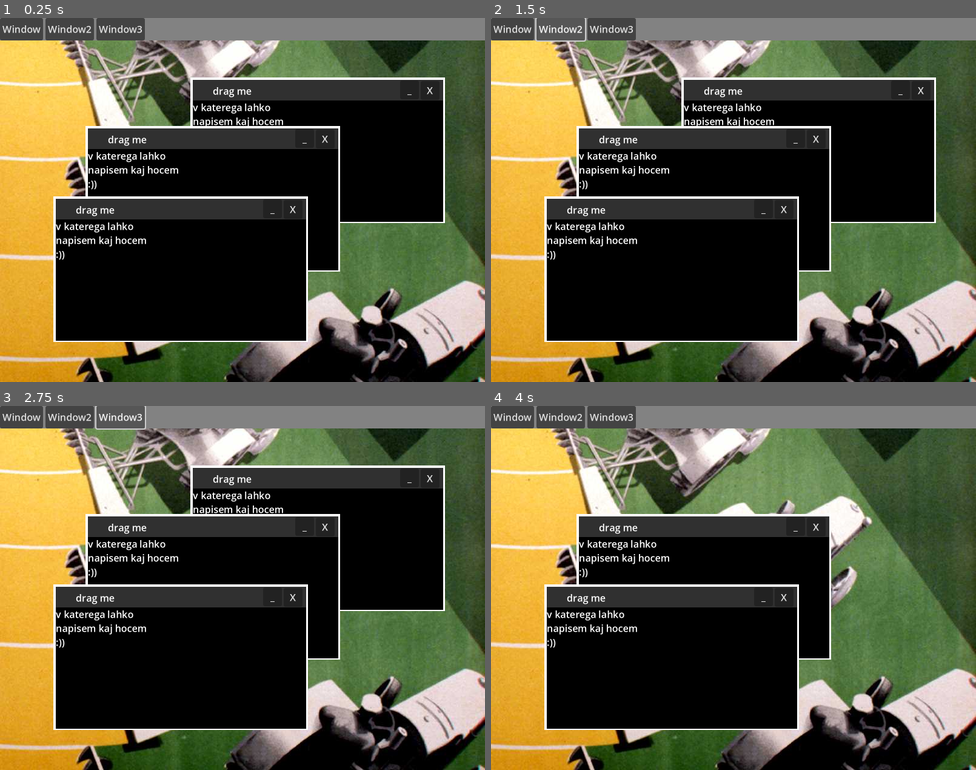
Above: before the commit, frames 1-4 (two rows, left to right).
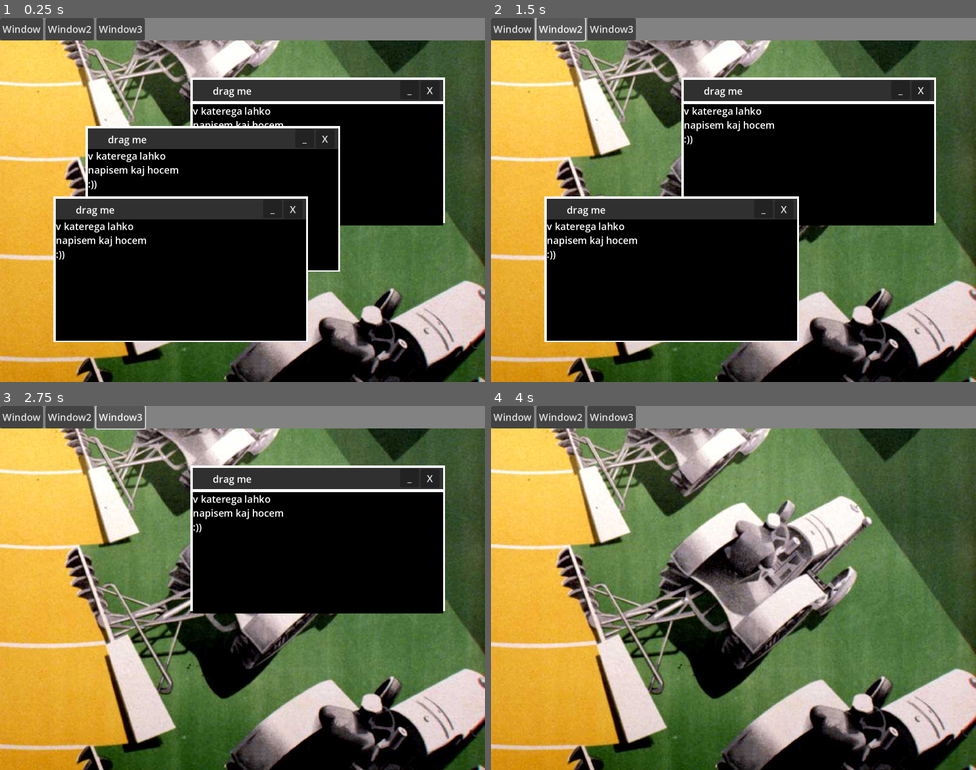
Above: after the commit, the same moments.

Repository: Brin-o/Mold
Game: Godot game, scene res://demo.tscn
Two runs of this game, one before a commit and one after it. Both use one fixed random seed, a clock stepped at 60 frames per second and the inputs below.
Inputs:
- Up to frame 1 (0.25 s): no input
- Up to frame 2 (1.5 s): click "Window" at 0.5 s; click "Window2" at 1.25 s
- Up to frame 3 (2.75 s): click "Window3" at 2 s
- Up to frame 4 (4 s): click "_" at 2.75 s; click "Window" at 3.5 s

The runs differ from the first frame. In frame 1, 1.2% of the frame differs, in the area x 39-92%, y 22-57%; in frame 2, 8.1%; in frame 3, 26%; in frame 4, 29%, in the area x 11-71%, y 29-89%.
Error before the commit: Invalid access to property or key 'visible' on a base object of type 'StringName'. (res://Scripts/window_container.gd:23)

Commit message:
minimization works!

Diff:
--- a/Scripts/top_bar.gd
+++ b/Scripts/top_bar.gd
@@ -28,8 +28,8 @@
 	pass
 
 
-func minimize_or_restore_window(btnSender):
+func minimize_or_restore_window(btnSender:wButton):
 	#print("test")
 	print("coming from ", btnSender)
-	wContainer.minimize_or_restore_window(btnSender.name)
+	wContainer.minimize_or_restore_window(btnSender.assingedWindow)
 	pass
--- a/Scripts/window_container.gd
+++ b/Scripts/window_container.gd
@@ -24,8 +24,10 @@
 		restore_window(window)
 	else:
 		minimize_window(window)
-func restore_window(window):
+func restore_window(window : Control):
+	window.visible = true
 	pass
 
-func minimize_window(window):
+func minimize_window(window:Control):
+	window.visible=false
 	pass
--- a/demo.tscn
+++ b/demo.tscn
@@ -57,6 +57,10 @@
 offset_right = 731.0
 offset_bottom = 137.0
 
+[node name="Contents" parent="WindowContainer/Window" index="3"]
+offset_top = 40.0
+offset_bottom = 240.0
+
 [node name="Window2" parent="WindowContainer" instance=ExtResource("2_0bhed")]
 layout_mode = 0
 offset_left = 145.0
